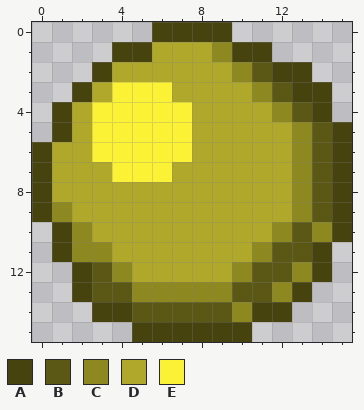
File history of a pixel-art sprite, Assets/Sprites/UI/Sliders/Knob16x16.png. That is the earlier state.
The file is 16x16 pixels.
Palette (. is transparent): A #46430f  B #5b5816  C #8e8821  D #afa82b  E #fbf236
Pixels before, first column x 0:
 0 ......AAAA......
 1 ....AADDDCAA....
 2 ...ADDDDDDCBAA..
 3 ..ADEEEDDDDCBAA.
 4 .ADEEEEEDDDDCBA.
 5 .ADEEEEEDDDDDCBA
 6 ADDEEEEEDDDDDCBA
 7 ADDDEEEDDDDDDCBA
 8 ADDDDDDDDDDDDCBA
 9 ACDDDDDDDDDDDCBA
10 .ACDDDDDDDDDCBCA
11 .ACCDDDDDDDCBBA.
12 ..ABCDDDDDCBBCA.
13 ..ABBCCCCCBBCA..
14 ...AABBBBBCAA...
15 .....AAAAAA.....
After the commit:
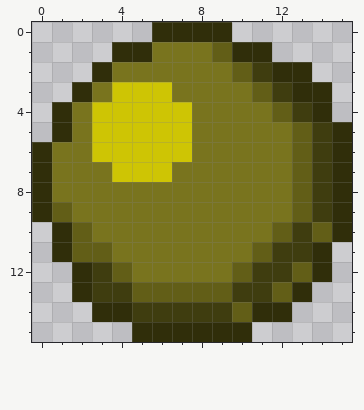
Change:
colour A: #46430f -> #302e0a
colour B: #5b5816 -> #3f3d0f
colour C: #8e8821 -> #625e17
colour D: #afa82b -> #79741e
colour E: #fbf236 -> #cec504
Pixel boxes of the changes (left, top, right, bottom) in both pictures:
changed: (32, 22, 352, 342)
